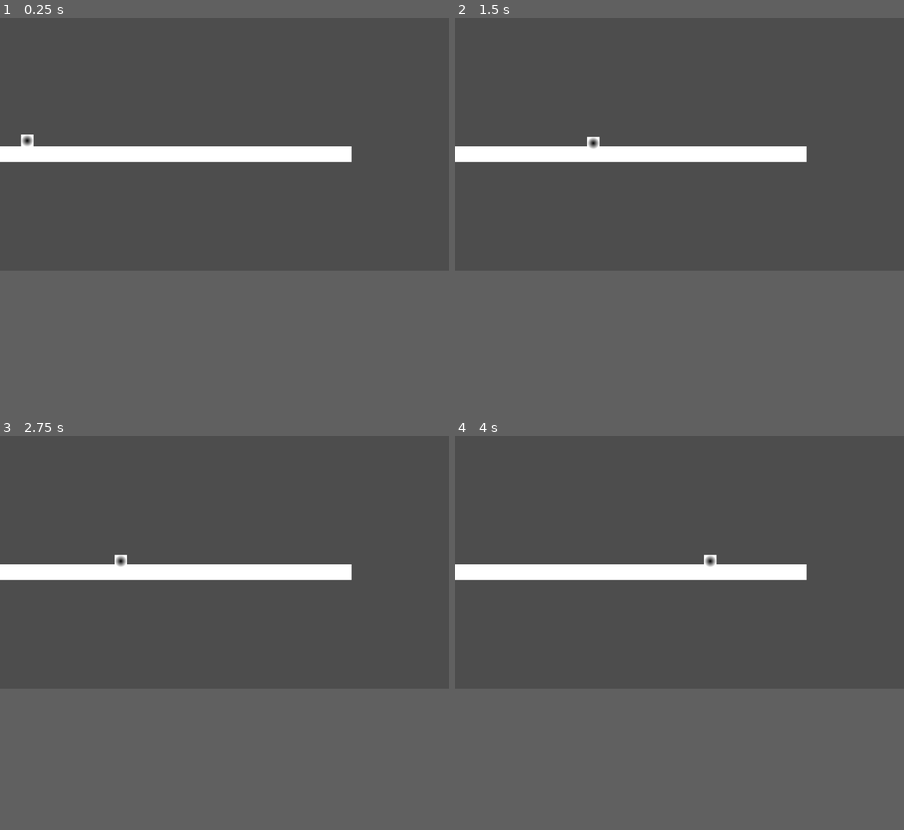
Above: before the commit, frames 1-4 (two rows, left to right).
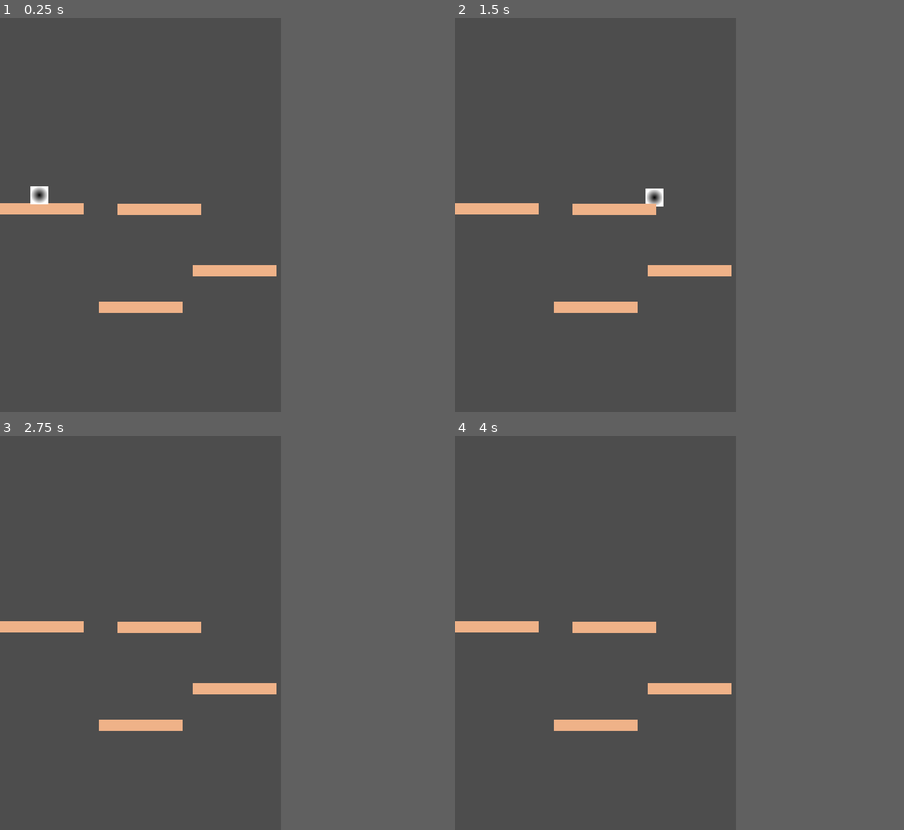
Above: after the commit, the same moments.

Repository: NicklasMiller/bubblegame
Game: Godot game, scene res://main.tscn
Two runs of this game, one before a commit and one after it. Both use one fixed random seed, a clock stepped at 60 frames per second and the inputs below.
Inputs:
- Up to frame 1 (0.25 s): no input
- Up to frame 2 (1.5 s): tap Enter (ui_accept) at 0.5, 0.77 s; hold Right (ui_right) from 0.53 s (still down)
- Up to frame 3 (2.75 s): tap Enter (ui_accept) at 1.52 s; release Right (ui_right) at 2.03 s; hold Left (ui_left) from 2.03 s (still down)
- Up to frame 4 (4 s): release Left (ui_left) at 2.78 s; hold Right (ui_right) from 2.78 s (still down); tap Enter (ui_accept) at 3.02, 3.77 s
In our replay, the window is 799x449 before the commit and 500x700 after it. These sizes can differ from the game's own. Grey fills any space a smaller window leaves; there, only what the larger window draws over its background counts as a difference.

The runs differ from the first frame. In frame 1, 5.5% of the frame differs, in the area x 0-79%, y 29-75%; in frame 2, 5.5%; in frame 3, 5.3%; in frame 4, 5.3%.

Commit message:
Logic Change, Platform Add, Screen Size Update
Wrapping Character gravity logic to play with downward gravity logic
Adding additional platforms to main screen for testing
Resizing platforms and screen window

Diff:
--- a/character.gd
+++ b/character.gd
@@ -8,7 +8,7 @@
 func _physics_process(delta: float) -> void:
 	# Add the gravity.
 	if not is_on_floor():
-		velocity += get_gravity() * delta
+		velocity += (get_gravity() * delta)
 
 	# Handle jump.
 	if Input.is_action_just_pressed("ui_accept") and is_on_floor():
--- a/main.tscn
+++ b/main.tscn
@@ -10,3 +10,12 @@
 
 [node name="Character" parent="." instance=ExtResource("1_idqdn")]
 position = Vector2(70, 286)
+
+[node name="StaticBody2D2" parent="." instance=ExtResource("1_rovgf")]
+position = Vector2(209, 221)
+
+[node name="StaticBody2D3" parent="." instance=ExtResource("1_rovgf")]
+position = Vector2(343, 330)
+
+[node name="StaticBody2D4" parent="." instance=ExtResource("1_rovgf")]
+position = Vector2(176, 395)
--- a/platform.tscn
+++ b/platform.tscn
@@ -1,15 +1,16 @@
 [gd_scene load_steps=2 format=3 uid="uid://bksihhto2m3hl"]
 
 [sub_resource type="RectangleShape2D" id="RectangleShape2D_b4805"]
-size = Vector2(900, 20)
+size = Vector2(147, 20)
 
 [node name="StaticBody2D" type="StaticBody2D"]
 
 [node name="CollisionShape2D" type="CollisionShape2D" parent="."]
-position = Vector2(450, 121)
+position = Vector2(73.5, 118)
 shape = SubResource("RectangleShape2D_b4805")
 
 [node name="ColorRect" type="ColorRect" parent="."]
 offset_top = 109.0
-offset_right = 902.0
-offset_bottom = 149.0
+offset_right = 149.0
+offset_bottom = 129.0
+color = Color(0.938099, 0.697159, 0.532503, 1)
--- a/project.godot
+++ b/project.godot
@@ -14,3 +14,8 @@
 run/main_scene="res://main.tscn"
 config/features=PackedStringArray("4.3", "Forward Plus")
 config/icon="res://icon.svg"
+
+[display]
+
+window/size/viewport_width=500
+window/size/viewport_height=700
